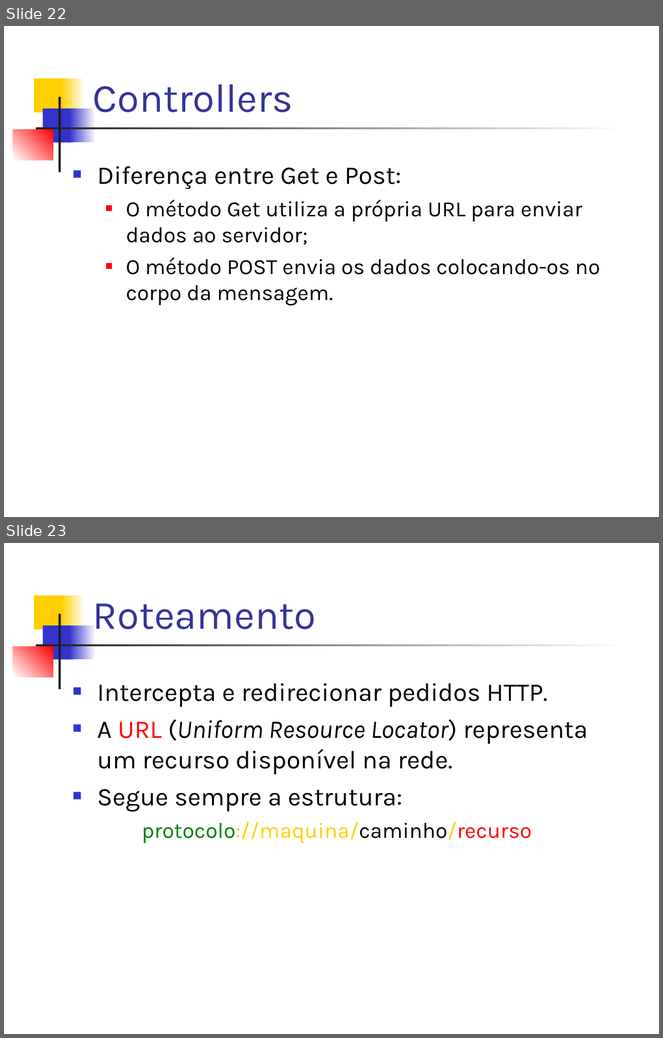
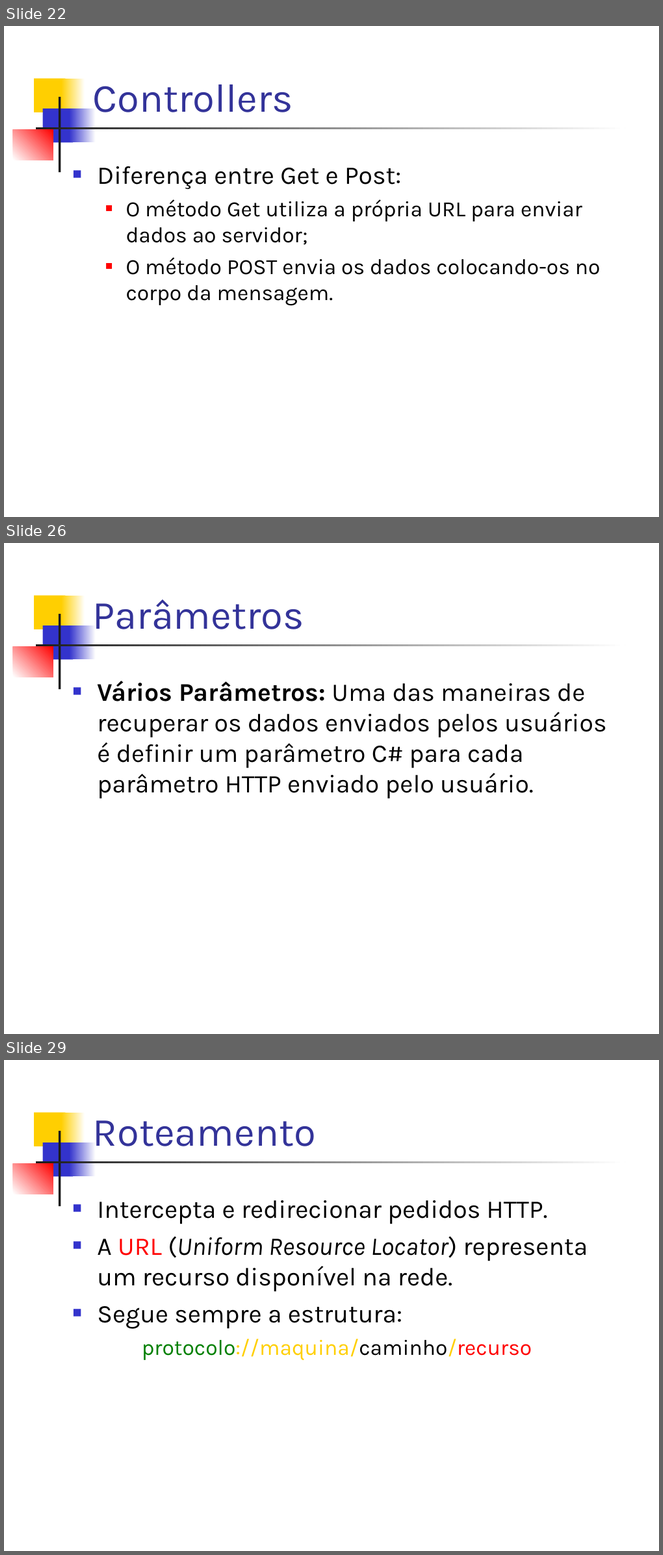
Before and after one commit to dssika/mini-curso-asp-net-mvc3, a slide deck: Slide/Mini Curso.ppt. Shown one above the other, each under a label of ours: slides 22 and 23 before the commit, slides 22, 26 and 29 after it; the slides between them are not shown. The pictures are 663x1038 and 663x1555 pixels, drawn with LibreOffice and Linux fonts; fonts in the diff are those of the drawing. Boxes give left, top, right and bottom in pixels: in the first picture for what was removed or moved away, otherwise in the second. Text is boxed around its words. In the diff, an @@ line names an element or a change of style, - is before the commit and + after.

```diff
--- a/Slide/Mini Curso.ppt
+++ b/Slide/Mini Curso.ppt
@@ slide 26 added at <box>4,543,659,1034</box>, background #FFFFFF; not listed: 7 template elements that a slide beside it also shows @@
@@ title added at <box>93,600,304,629</box>, 44 pt, text #333399 @@
+Parâmetros
@@ text added at <box>97,681,607,799</box>, 28 pt, text #000000 @@
+■ Vários Parâmetros: Uma das maneiras de recuperar os dados enviados pelos usuários é definir um parâmetro C# para cada parâmetro HTTP enviado pelo usuário.
@@ what was slide 23 is now slide 29 @@
```
Also in this commit, not shown: 5 other slides added.
